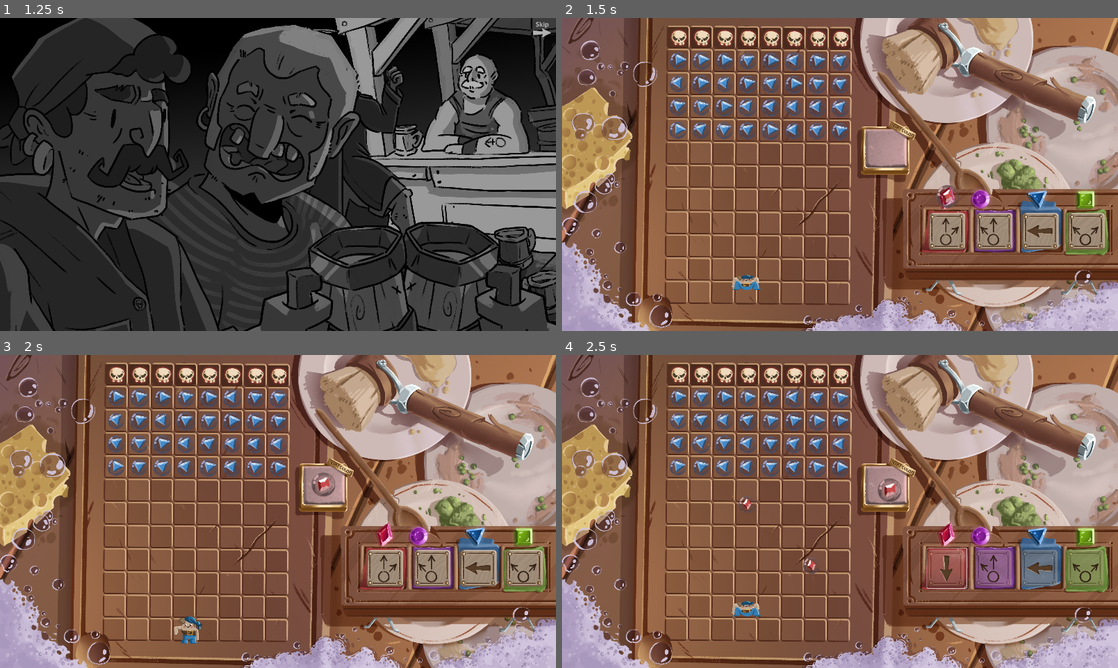
Above: before the commit, frames 1-4 (two rows, left to right).
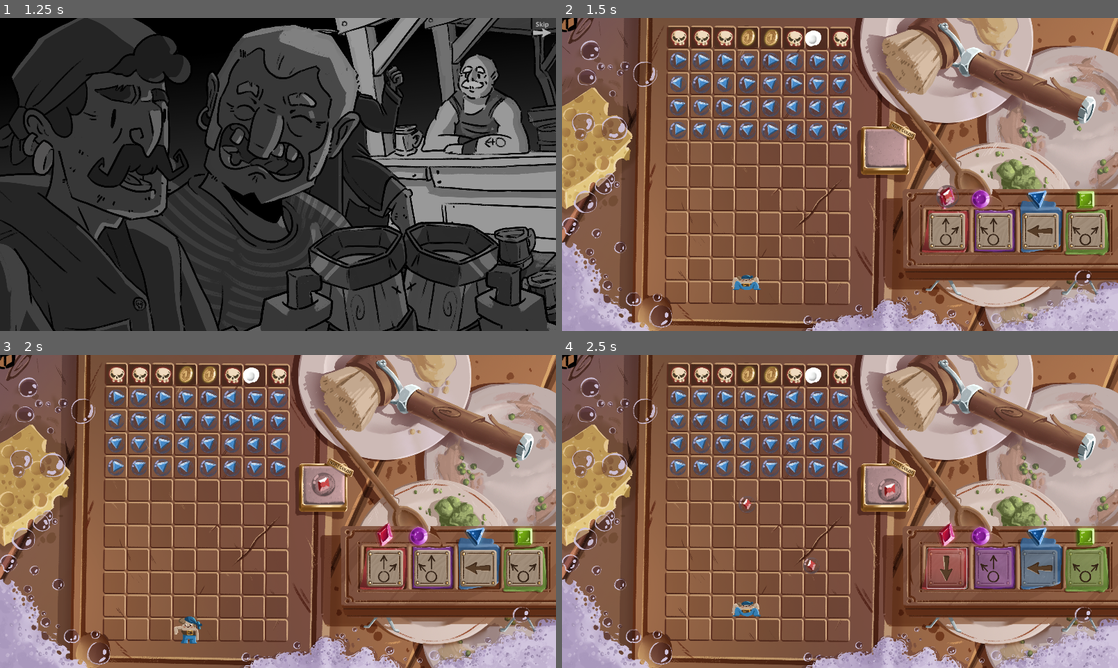
Above: after the commit, the same moments.

Repository: Aeropulu/ggj2025
Game: Godot game, scene res://Scenes/Introduction.tscn
Same seed, same stepped clock (60 frames per second), same inputs: the game is played once before the commit and once after it.
Inputs (mouse positions are in pixels of both pictures, inside the frame that each line leads up to):
- Up to frame 1 (1.25 s): click "Play" at 0.5 s
- Up to frame 2 (1.5 s): click (1106, 30) at 1.25 s
- Up to frame 3 (2 s): no input
- Up to frame 4 (2.5 s): click (945, 567) at 2 s

Frame 1 is identical in both runs. In frame 2, 0.5% of the frame differs, in the area x 0-48%, y 0-10%; in frame 3, 0.5%; in frame 4, 0.5%.

Commit message:
update level reward and tutorial status

Diff:
--- a/Scenes/Boards/Board_Aventure_01.tscn
+++ b/Scenes/Boards/Board_Aventure_01.tscn
@@ -1,7 +1,9 @@
-[gd_scene load_steps=3 format=4 uid="uid://8wj0rf3wvtt5"]
+[gd_scene load_steps=5 format=4 uid="uid://8wj0rf3wvtt5"]
 
 [ext_resource type="TileSet" uid="uid://bn2xfq8hpbt7c" path="res://Assets/Tileset/Tileset_Bubbles.tres" id="1_mjh5s"]
 [ext_resource type="Script" path="res://Scripts/board.gd" id="2_ju8n8"]
+[ext_resource type="PackedScene" uid="uid://cectk5t3obed7" path="res://Scenes/Rewards/Reward_big.tscn" id="3_f6ajx"]
+[ext_resource type="PackedScene" uid="uid://c1vr5gnjdsb77" path="res://Scenes/Rewards/Reward_small.tscn" id="4_7co1k"]
 
 [node name="Board" type="TileMapLayer"]
 position = Vector2(362, 107)
@@ -9,3 +11,4 @@
 tile_map_data = PackedByteArray("AAAAAAAAAAAAAAAAAgABAAAAAAAAAAAAAgACAAAAAAAAAAAABQADAAAAAAAAAAAABQAEAAAAAAAAAAAAAgAFAA …(496 unchanged characters)…
 tile_set = ExtResource("1_mjh5s")
 script = ExtResource("2_ju8n8")
+rewards = Array[PackedScene]([ExtResource("3_f6ajx"), ExtResource("4_7co1k"), ExtResource("4_7co1k")])
--- a/Scenes/Boards/Board_Aventure_02.tscn
+++ b/Scenes/Boards/Board_Aventure_02.tscn
@@ -1,7 +1,9 @@
-[gd_scene load_steps=3 format=4 uid="uid://fd0trm5syo2q"]
+[gd_scene load_steps=5 format=4 uid="uid://fd0trm5syo2q"]
 
 [ext_resource type="TileSet" uid="uid://bn2xfq8hpbt7c" path="res://Assets/Tileset/Tileset_Bubbles.tres" id="1_xnglx"]
 [ext_resource type="Script" path="res://Scripts/board.gd" id="2_po4wp"]
+[ext_resource type="PackedScene" uid="uid://cectk5t3obed7" path="res://Scenes/Rewards/Reward_big.tscn" id="3_4l7fe"]
+[ext_resource type="PackedScene" uid="uid://c1vr5gnjdsb77" path="res://Scenes/Rewards/Reward_small.tscn" id="4_f3x5h"]
 
 [node name="Board" type="TileMapLayer"]
 position = Vector2(362, 107)
@@ -9,3 +11,4 @@
 tile_map_data = PackedByteArray("AAAAAAAAAAAAAAAAAgAAAAEAAAAAAAAAAgAAAAIAAAAAAAAABAAAAAMAAAAAAAAABQABAAAAAAAAAAAAAgABAA …(512 unchanged characters)…
 tile_set = ExtResource("1_xnglx")
 script = ExtResource("2_po4wp")
+rewards = Array[PackedScene]([ExtResource("3_4l7fe"), ExtResource("4_f3x5h"), ExtResource("4_f3x5h")])
--- a/Scenes/Boards/Board_Aventure_03.tscn
+++ b/Scenes/Boards/Board_Aventure_03.tscn
@@ -1,7 +1,9 @@
-[gd_scene load_steps=3 format=4 uid="uid://cqpu2ktqetsmu"]
+[gd_scene load_steps=5 format=4 uid="uid://cqpu2ktqetsmu"]
 
 [ext_resource type="TileSet" uid="uid://bn2xfq8hpbt7c" path="res://Assets/Tileset/Tileset_Bubbles.tres" id="1_vlr4m"]
 [ext_resource type="Script" path="res://Scripts/board.gd" id="2_38h3k"]
+[ext_resource type="PackedScene" uid="uid://cectk5t3obed7" path="res://Scenes/Rewards/Reward_big.tscn" id="3_1wqti"]
+[ext_resource type="PackedScene" uid="uid://c1vr5gnjdsb77" path="res://Scenes/Rewards/Reward_small.tscn" id="4_xcr4p"]
 
 [node name="Board" type="TileMapLayer"]
 position = Vector2(362, 107)
@@ -9,3 +11,4 @@
 tile_map_data = PackedByteArray("AAAAAAAAAAAAAAAAAgAAAAEAAAAAAAAAAgAAAAIAAAAAAAAAAgAAAAMAAAAAAAAAAgABAAAAAAAAAAAAAgABAA …(944 unchanged characters)…
 tile_set = ExtResource("1_vlr4m")
 script = ExtResource("2_38h3k")
+rewards = Array[PackedScene]([ExtResource("3_1wqti"), ExtResource("4_xcr4p"), ExtResource("4_xcr4p")])
--- a/Scenes/Boards/Board_Aventure_04.tscn
+++ b/Scenes/Boards/Board_Aventure_04.tscn
@@ -1,7 +1,9 @@
-[gd_scene load_steps=3 format=4 uid="uid://byj3gvhjlvif1"]
+[gd_scene load_steps=5 format=4 uid="uid://byj3gvhjlvif1"]
 
 [ext_resource type="TileSet" uid="uid://bn2xfq8hpbt7c" path="res://Assets/Tileset/Tileset_Bubbles.tres" id="1_opojp"]
 [ext_resource type="Script" path="res://Scripts/board.gd" id="2_32dmm"]
+[ext_resource type="PackedScene" uid="uid://cectk5t3obed7" path="res://Scenes/Rewards/Reward_big.tscn" id="3_olx4p"]
+[ext_resource type="PackedScene" uid="uid://c1vr5gnjdsb77" path="res://Scenes/Rewards/Reward_small.tscn" id="4_u31g8"]
 
 [node name="Board" type="TileMapLayer"]
 position = Vector2(362, 107)
@@ -9,3 +11,4 @@
 tile_map_data = PackedByteArray("AAAAAAAAAAAAAAAABQAAAAEAAAAAAAAABQAAAAIAAAAAAAAABAAAAAMAAAAAAAAABAABAAAAAAAAAAAABQABAA …(944 unchanged characters)…
 tile_set = ExtResource("1_opojp")
 script = ExtResource("2_32dmm")
+rewards = Array[PackedScene]([ExtResource("3_olx4p"), ExtResource("4_u31g8"), ExtResource("4_u31g8")])
--- a/Scenes/Boards/Board_Tuto_01.tscn
+++ b/Scenes/Boards/Board_Tuto_01.tscn
@@ -1,7 +1,9 @@
-[gd_scene load_steps=3 format=4 uid="uid://c3fsxxn0t7krn"]
+[gd_scene load_steps=5 format=4 uid="uid://c3fsxxn0t7krn"]
 
 [ext_resource type="TileSet" uid="uid://bn2xfq8hpbt7c" path="res://Assets/Tileset/Tileset_Bubbles.tres" id="1_61qer"]
 [ext_resource type="Script" path="res://Scripts/board.gd" id="2_3xs22"]
+[ext_resource type="PackedScene" uid="uid://cectk5t3obed7" path="res://Scenes/Rewards/Reward_big.tscn" id="3_m2u34"]
+[ext_resource type="PackedScene" uid="uid://c1vr5gnjdsb77" path="res://Scenes/Rewards/Reward_small.tscn" id="4_hpfq3"]
 
 [node name="Board" type="TileMapLayer"]
 position = Vector2(362, 107)
@@ -9,3 +11,5 @@
 tile_map_data = PackedByteArray("AAAAAAAAAAAAAAAAAgABAAAAAAAAAAAAAgACAAAAAAAAAAAAAgADAAAAAAAAAAAAAgAEAAAAAAAAAAAAAgAFAA …(432 unchanged characters)…
 tile_set = ExtResource("1_61qer")
 script = ExtResource("2_3xs22")
+is_tutorial = true
+rewards = Array[PackedScene]([ExtResource("3_m2u34"), ExtResource("4_hpfq3"), ExtResource("4_hpfq3")])
--- a/Scenes/Boards/Board_Tuto_02.tscn
+++ b/Scenes/Boards/Board_Tuto_02.tscn
@@ -1,7 +1,9 @@
-[gd_scene load_steps=3 format=4 uid="uid://dwm0vkc17b1l0"]
+[gd_scene load_steps=5 format=4 uid="uid://dwm0vkc17b1l0"]
 
 [ext_resource type="TileSet" uid="uid://bn2xfq8hpbt7c" path="res://Assets/Tileset/Tileset_Bubbles.tres" id="1_qis10"]
 [ext_resource type="Script" path="res://Scripts/board.gd" id="2_ux5vv"]
+[ext_resource type="PackedScene" uid="uid://cectk5t3obed7" path="res://Scenes/Rewards/Reward_big.tscn" id="3_crobi"]
+[ext_resource type="PackedScene" uid="uid://c1vr5gnjdsb77" path="res://Scenes/Rewards/Reward_small.tscn" id="4_eiimo"]
 
 [node name="Board" type="TileMapLayer"]
 position = Vector2(362, 107)
@@ -9,3 +11,5 @@
 tile_map_data = PackedByteArray("AAAAAAAAAAAAAAAAAwABAAAAAAAAAAAAAwACAAAAAAAAAAAAAwADAAAAAAAAAAAAAwAEAAAAAAAAAAAAAgAFAA …(432 unchanged characters)…
 tile_set = ExtResource("1_qis10")
 script = ExtResource("2_ux5vv")
+is_tutorial = true
+rewards = Array[PackedScene]([ExtResource("3_crobi"), ExtResource("4_eiimo"), ExtResource("4_eiimo")])
--- a/Scenes/Boards/Board_Tuto_03.tscn
+++ b/Scenes/Boards/Board_Tuto_03.tscn
@@ -1,7 +1,9 @@
-[gd_scene load_steps=3 format=4 uid="uid://cj30r40srmd11"]
+[gd_scene load_steps=5 format=4 uid="uid://cj30r40srmd11"]
 
 [ext_resource type="TileSet" uid="uid://bn2xfq8hpbt7c" path="res://Assets/Tileset/Tileset_Bubbles.tres" id="1_8fcs0"]
 [ext_resource type="Script" path="res://Scripts/board.gd" id="2_bhoec"]
+[ext_resource type="PackedScene" uid="uid://cectk5t3obed7" path="res://Scenes/Rewards/Reward_big.tscn" id="3_3gxoy"]
+[ext_resource type="PackedScene" uid="uid://c1vr5gnjdsb77" path="res://Scenes/Rewards/Reward_small.tscn" id="4_muupp"]
 
 [node name="Board" type="TileMapLayer"]
 position = Vector2(362, 107)
@@ -9,3 +11,5 @@
 tile_map_data = PackedByteArray("AAAAAAAAAAAAAAAABQABAAAAAAAAAAAABQACAAAAAAAAAAAABQADAAAAAAAAAAAABQAEAAAAAAAAAAAABQAFAA …(432 unchanged characters)…
 tile_set = ExtResource("1_8fcs0")
 script = ExtResource("2_bhoec")
+is_tutorial = true
+rewards = Array[PackedScene]([ExtResource("3_3gxoy"), ExtResource("4_muupp"), ExtResource("4_muupp")])
